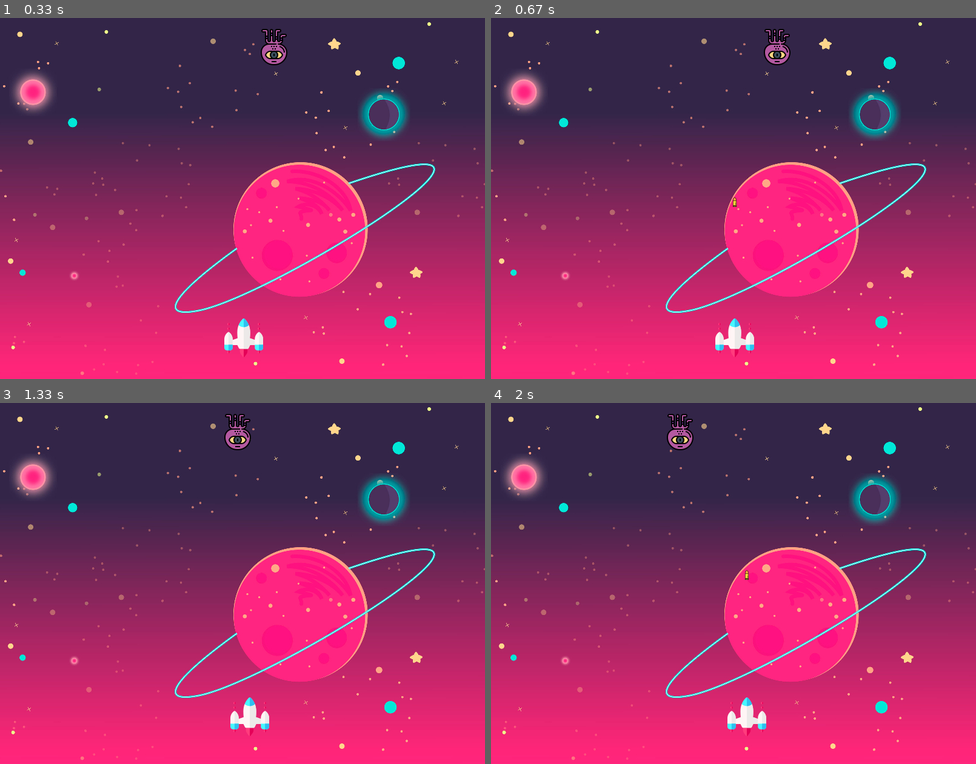
Above: before the commit, frames 1-4 (two rows, left to right).
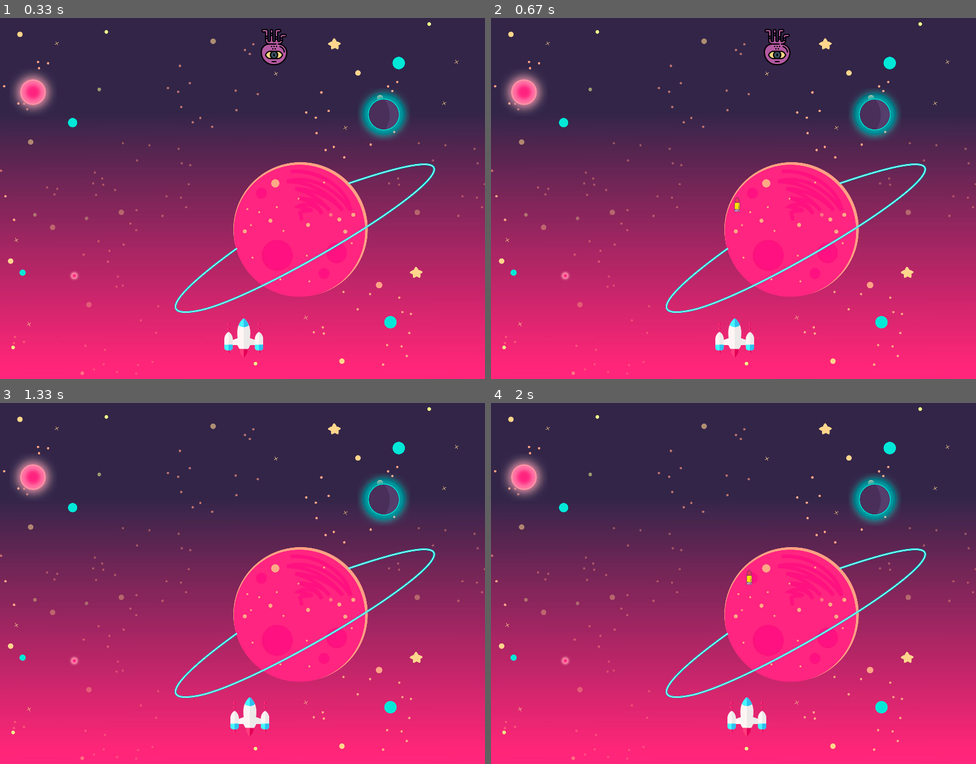
Above: after the commit, the same moments.

Repository: mamahmoud/test_pygame
Game: pygame game, started from test_1.py
The game is run twice, just before and just after one commit, with the same random seed, the same clock (stepped at 60 frames per second) and the same inputs.
Inputs:
- Up to frame 1 (0.33 s): no input
- Up to frame 2 (0.67 s): tap A at 0.33 s
- Up to frame 3 (1.33 s): hold Right 0.67-1.13 s; hold Up from 1.17 s (still down)
- Up to frame 4 (2 s): release Up at 1.47 s; hold Right 1.5-1.97 s; tap A at 1.65 s

Frame 1 is identical in both runs. In frame 2, less than 0.1% of the frame differs, in the area x 49-52%, y 49-54%; in frame 3, 0.4%; in frame 4, 0.5%, in the area x 36-54%, y 3-51%.

Commit message:
adding collision between bullet and enemy

Diff:
--- a/test_1.py
+++ b/test_1.py
@@ -57,6 +57,7 @@
     enemy_x = 380
     enemy_y = 20
     bullet_on = False
+    enemy_alive = True
     postive_distances = list(range(40, 101, ENEMY_SPEED * 5))
     negative_distances = list(range(-90, -29, ENEMY_SPEED * 5))
     distance = random.choice(postive_distances + negative_distances)
@@ -103,26 +104,32 @@
                 bullet_on = False
 
         # draw enemy
-        if distance == 0:
-            distance = random.choice(negative_distances + postive_distances)
-        if enemy_x >= 725:
-            distance = random.choice(negative_distances)
-            distance += ENEMY_SPEED
-            enemy_x -= ENEMY_SPEED
-            draw_enemy(screen1, enemy_image, enemy_x, enemy_y)
-        elif enemy_x <= 15:
-            distance = random.choice(postive_distances)
-            distance -= ENEMY_SPEED
-            enemy_x += ENEMY_SPEED
-            draw_enemy(screen1, enemy_image, enemy_x, enemy_y)
-        elif distance > 0 and enemy_x < 725:
-            distance -= ENEMY_SPEED
-            enemy_x += ENEMY_SPEED
-            draw_enemy(screen1, enemy_image, enemy_x, enemy_y)
-        elif distance < 0 and enemy_x > 15:
-            distance += ENEMY_SPEED
-            enemy_x -= ENEMY_SPEED
-            draw_enemy(screen1, enemy_image, enemy_x, enemy_y)
+        if enemy_alive and bullet_on:
+            if (abs(bullet_x - enemy_x) < 20) and (abs(bullet_y - enemy_y) < 20):
+                enemy_alive = False
+                bullet_on = False
+        if enemy_alive:
+
+            if distance == 0:
+                distance = random.choice(negative_distances + postive_distances)
+            if enemy_x >= 725:
+                distance = random.choice(negative_distances)
+                distance += ENEMY_SPEED
+                enemy_x -= ENEMY_SPEED
+                draw_enemy(screen1, enemy_image, enemy_x, enemy_y)
+            elif enemy_x <= 15:
+                distance = random.choice(postive_distances)
+                distance -= ENEMY_SPEED
+                enemy_x += ENEMY_SPEED
+                draw_enemy(screen1, enemy_image, enemy_x, enemy_y)
+            elif distance > 0 and enemy_x < 725:
+                distance -= ENEMY_SPEED
+                enemy_x += ENEMY_SPEED
+                draw_enemy(screen1, enemy_image, enemy_x, enemy_y)
+            elif distance < 0 and enemy_x > 15:
+                distance += ENEMY_SPEED
+                enemy_x -= ENEMY_SPEED
+                draw_enemy(screen1, enemy_image, enemy_x, enemy_y)
 
         # draw_enemy(screen1, enemy_image, enemy_x, enemy_y)
         # update animation
Binary file changed: bullet.png
